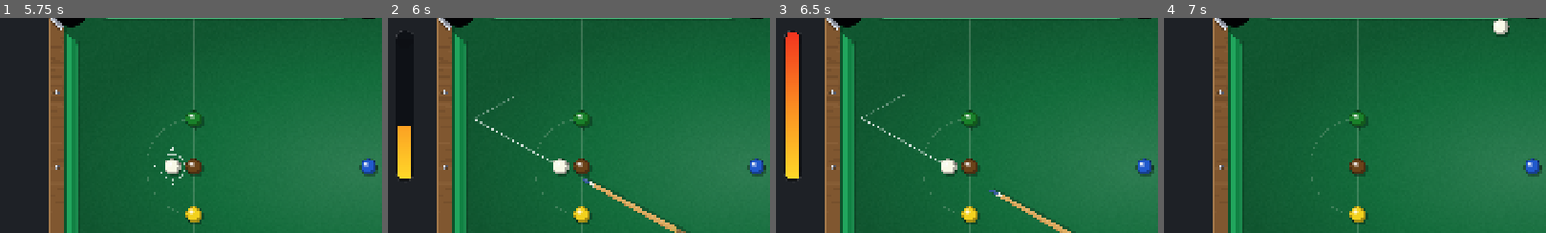
Above: before the commit, frames 1-4 (left to right).
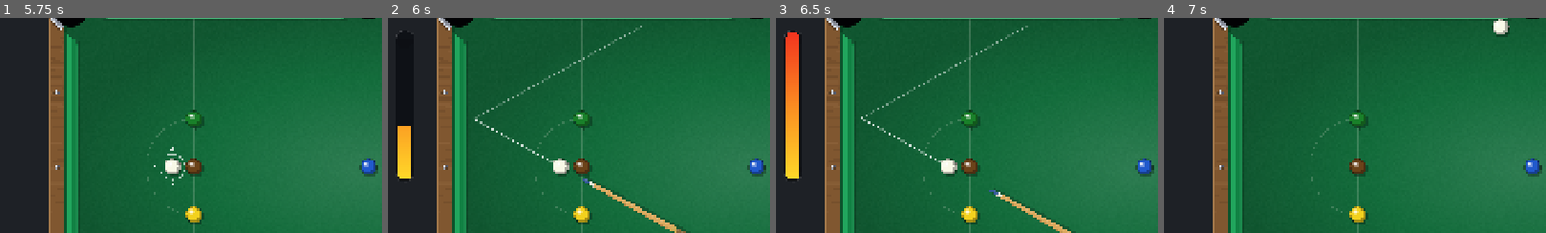
Above: after the commit, the same moments.

Repository: SaadiDK-003/pocket_duel
Game: Godot game, scene res://scenes/snooker/snooker_game.tscn
Two runs of this game, one before a commit and one after it. Both use one fixed random seed, a clock stepped at 60 frames per second and the inputs below. This scene is started directly instead of the project's main scene.
Inputs (mouse positions are % of the whole screen's width and height, from its top left):
- Up to frame 1 (5.75 s): click "II" at 0.5 s; click "Restart" at 1.25 s; click "II" at 2 s; click "Restart" at 2.75 s; click "II" at 3.5 s; click "Restart" at 4.25 s; tap Enter at 5 s; drag from (4, 92) to (60, 28) at 5.02 s
- Up to frame 2 (6 s): drag from (30, 55) to (45, 70) at 5.77 s
- Up to frame 3 (6.5 s): no input
- Up to frame 4 (7 s): click "SHOOT" at 6.5 s
The pictures show only the part of the screen within x 2-52%, y 20-70%; the shares and areas given below are measured in that part.

Frame 1 is identical in both runs. In frame 2, 0.2% of the frame differs, in the area x 33-67%, y 3-37%; in frame 3, 0.2%; in frame 4, nothing differs.

Commit message:
Fixes: shake toggle honored everywhere, VIBRATE permission, bank-shot aim line
1. Screen Shake off now suppresses ALL shakes (break/hard-hit shakes were
   ungated) — gated inside _add_shake.
2. Add Android VIBRATE permission so haptics actually fire on phones.
3. Cushion aim: cast the post-bounce path and show a ghost at the bank contact
   instead of a short stub, so reflection shots read accurately.

Co-Authored-By: Claude Opus 4.8 <noreply@anthropic.com>

Diff:
--- a/scripts/snooker/cue.gd
+++ b/scripts/snooker/cue.gd
@@ -232,8 +232,16 @@
 			draw_line(contact, contact + deflect * 72.0, Color(0.45, 0.85, 1.0, 0.7), 2.5, true)
 	elif hit["type"] == "cushion":
 		var nrm: Vector2 = hit["normal"]
-		var refl: Vector2 = dir - 2.0 * dir.dot(nrm) * nrm
-		draw_line(contact, contact + refl * 120.0, Color(1, 1, 1, 0.4), 2.0, true)
+		var refl: Vector2 = (dir - 2.0 * dir.dot(nrm) * nrm).normalized()
+		# Cast the post-bounce path so a bank shot shows where the ball really goes.
+		var hit2: Dictionary = _cast(contact + refl * 2.0, refl, [cue_ball])
+		var c2: Vector2 = hit2["point"]
+		draw_line(contact, c2, Color(1, 1, 1, 0.5), 2.0, true)
+		if hit2["type"] == "ball":
+			var t2: Ball = hit2["target"]
+			draw_arc(c2, r, 0.0, TAU, 40, Color(1, 1, 1, 0.35), 2.0, true)   # ghost at the bank contact
+			var n2: Vector2 = (t2.position - c2).normalized()
+			draw_line(t2.position, t2.position + n2 * 90.0, Color(1.0, 0.82, 0.25, 0.7), 2.5, true)
 
 
 ## Manual dashed line (draw_dashed_line can intermittently drop the whole line).
--- a/scripts/snooker/game_manager.gd
+++ b/scripts/snooker/game_manager.gd
@@ -1204,6 +1204,8 @@
 ## Screen shake: nudge the table root (background & HUD are separate layers, so
 ## they don't move). Only ever runs while balls are in motion.
 func _add_shake(amount: float) -> void:
+	if not GameState.shake_enabled:
+		return
 	_shake_amt = maxf(_shake_amt, amount)
 
 
Not shown, changed: export_presets.cfg
